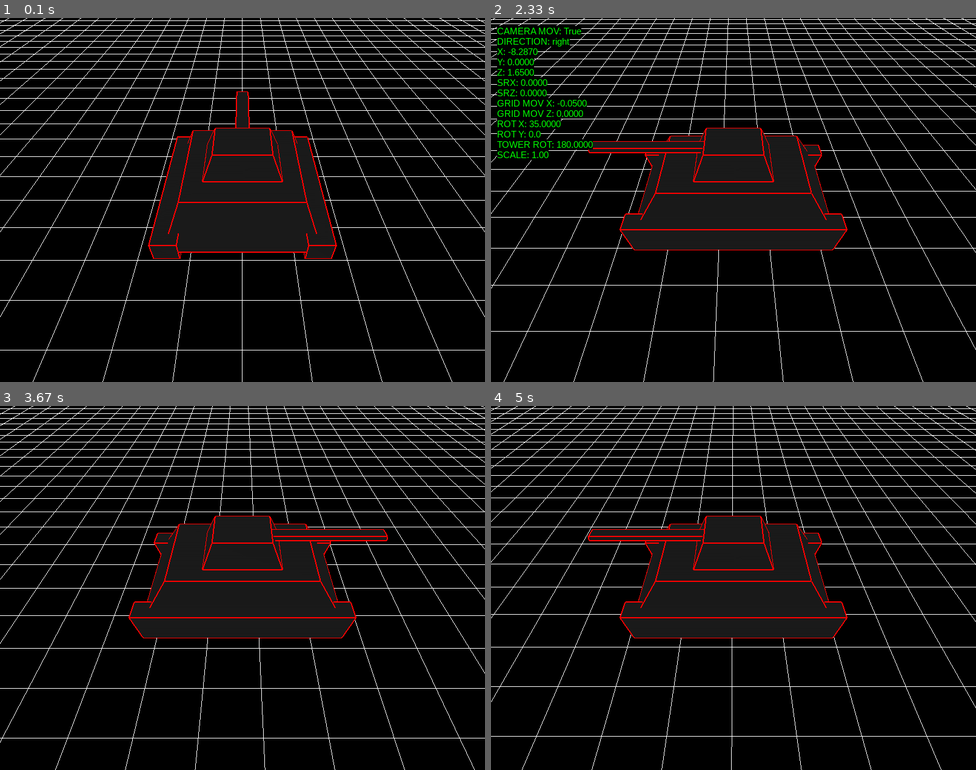
Above: before the commit, frames 1-4 (two rows, left to right).
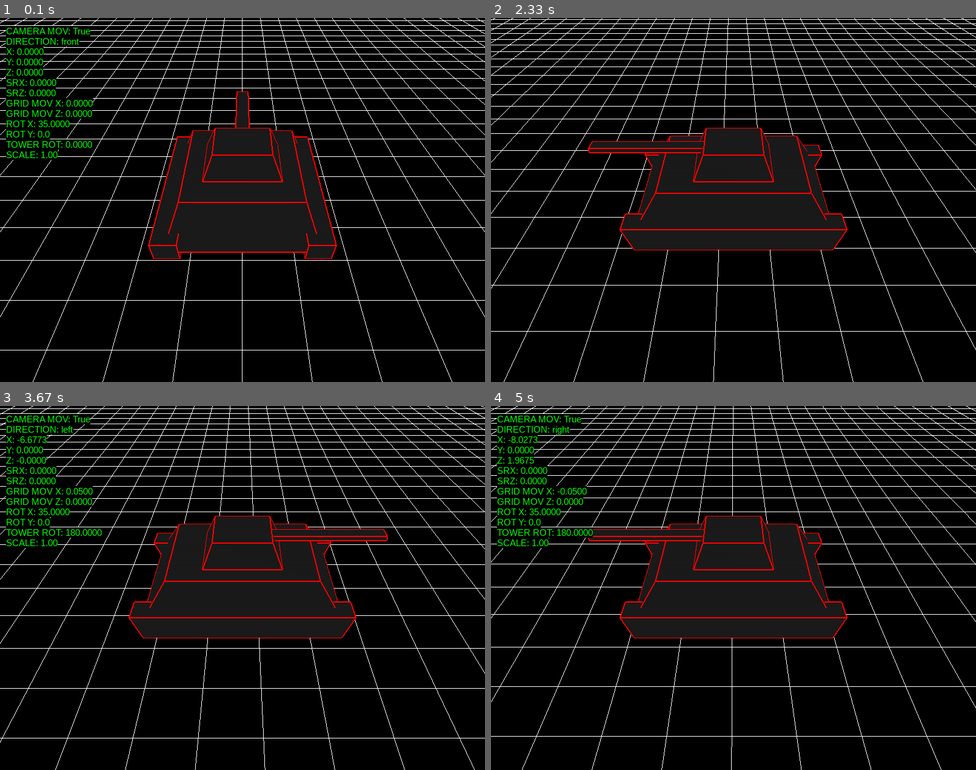
Above: after the commit, the same moments.

Repository: antonioam82/tank_controller
Game: pygame game, started from tank_demo_v.py
Two runs of this game, one before a commit and one after it. Both use one fixed random seed, a clock stepped at 60 frames per second and the inputs below.
Inputs:
- Up to frame 1 (0.1 s): no input
- Up to frame 2 (2.33 s): hold C 0.33-0.8 s; hold Right 0.33-0.8 s; hold 0 0.83-1.3 s; hold Right 0.83-1.3 s; tap C at 0.98 s; hold Right 1.33-1.8 s; hold Up 1.83-2.13 s; tap V at 1.98, 2.32 s; hold Right from 2.17 s (still down); tap J at 2.23 s
- Up to frame 3 (3.67 s): tap J at 2.53, 2.73, 3.03, 3.3, 3.63 s; release Right at 2.63 s; hold Left 2.67-3.2 s; tap C at 2.82 s; hold Down 3.23-3.53 s; hold Left from 3.57 s (still down)
- Up to frame 4 (5 s): tap V at 3.72 s; tap J at 3.93, 4.07, 4.47, 4.77 s; release Left at 3.97 s; hold Up 4-4.37 s; tap C at 4.15 s; hold Right from 4.4 s (still down)

The runs differ from the first frame. In frame 1, 1.6% of the frame differs, in the area x 1-20%, y 2-39%; in frame 2, 1.6%; in frame 3, 1.6%; in frame 4, 1.7%, in the area x 1-21%, y 2-39%.

Commit message:
Definida función para inicio de parada gradual

Diff:
--- a/tank_demo_v.py
+++ b/tank_demo_v.py
@@ -142,6 +142,15 @@
     glWindowPos2d(x, y)
     glDrawPixels(textSurface.get_width(), textSurface.get_height(), GL_RGBA, GL_UNSIGNED_BYTE, textData)
 
+def stop_movement(direction):
+    stop_rate_z = 0.0000
+    stop_rate_x = 0.0000
+    if direction == 'front' or direction == 'back':
+        stop_rate_z = 0.0001
+    elif direction == 'right' or direction == 'left':
+        stop_rate_x = 0.0001
+    return stop_rate_x, stop_rate_z
+
 
 # ================= MAIN =================
 def main():
@@ -197,7 +206,7 @@
     last_cam_pos_x = last_cam_pos_z = 0.0
     ortographic = False
 
-    hide_info = True
+    hide_info = False
 
     act_anim = False
     cen_counter = 0.0
@@ -235,7 +244,6 @@
                     running = False
 
                 elif e.key == K_0 and (e.mod & KMOD_ALT):
-                    print("HWLLO!")
                     glLoadIdentity()
                     gluPerspective(45, (display[0] / display[1]), 0.1, 90.0)
                     rot_x = 0.0
@@ -309,10 +317,7 @@
 
                 elif e.key == K_c:
                     #grid_mov_x = grid_mov_z = 0.0
-                    if direction == 'front' or direction == 'back':
-                        stop_rate_z = 0.0001
-                    elif direction == 'right' or direction == 'left':
-                        stop_rate_x = 0.0001
+                    stop_rate_x, stop_rate_z = stop_movement(direction)
 
                 elif e.key == K_j:
                     hide_info = not hide_info
@@ -402,6 +407,8 @@
         if act_anim2:
             if rot_y > dest_rot_y:
                 rot_y -= 0.5
+            #elif rot_x < dest_rot_x:
+                #rot_x += 0.1
             else:
                 act_anim2 = False
 
